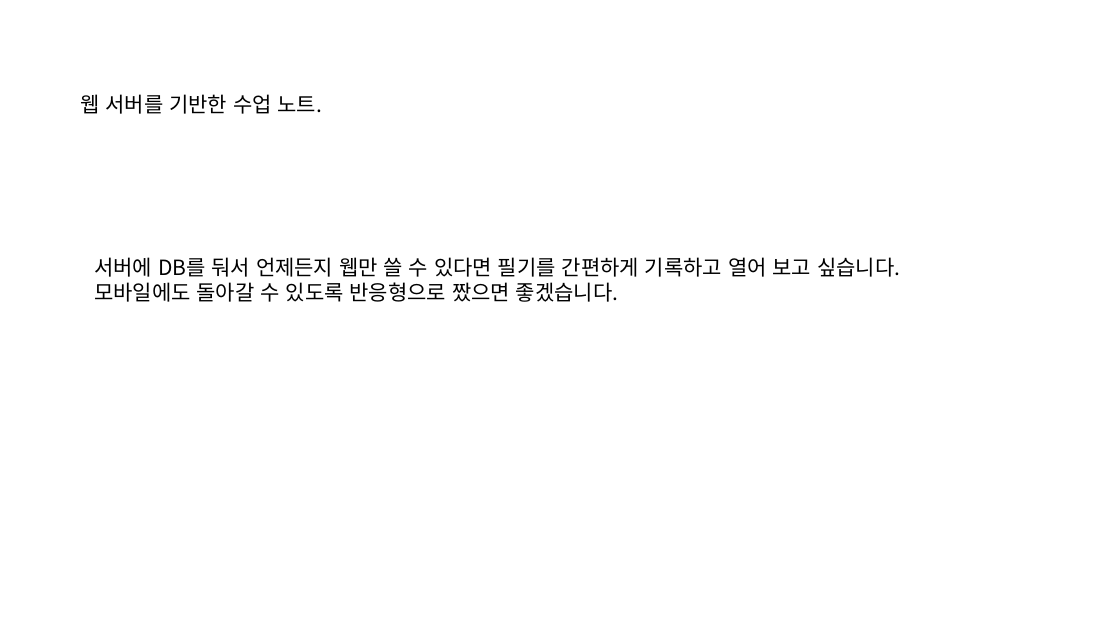
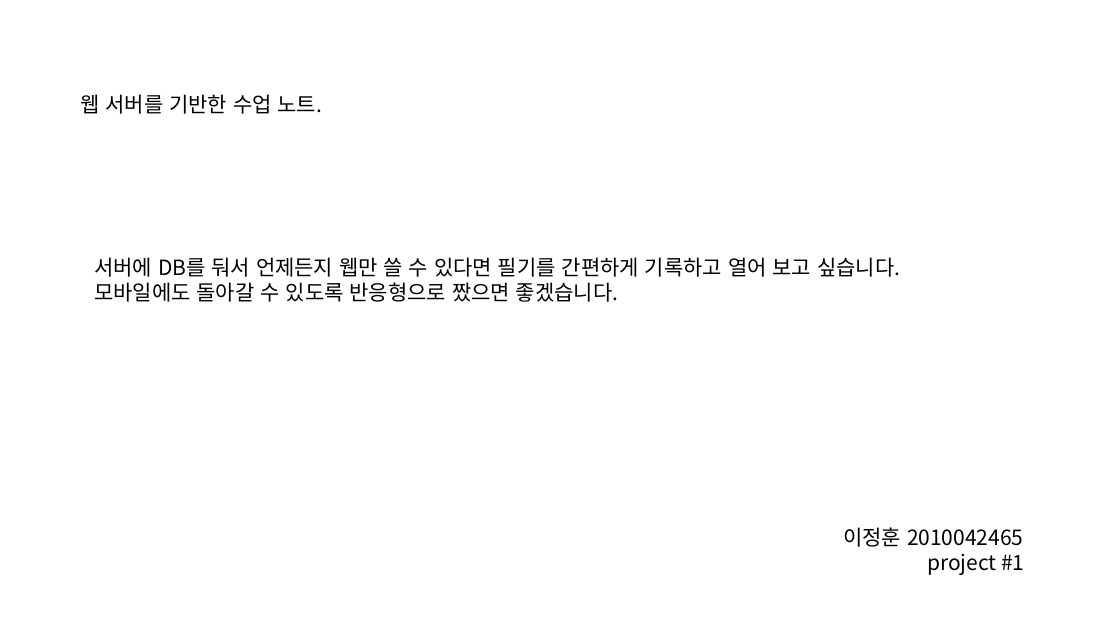
Before and after one commit to masima305/opensourceClass, a slide deck: slide 1 of project#1/메모장 기획.pptx. Drawn at 1120x630 pixels with LibreOffice and Linux fonts; fonts in the diff are those of the drawing. Boxes give left, top, right and bottom in pixels: in the first picture for what was removed or moved away, otherwise in the second. Text is boxed around its words. In the diff, an @@ line names an element or a change of style, - is before the commit and + after.

```diff
--- a/project#1/메모장 기획.pptx
+++ b/project#1/메모장 기획.pptx
@@ text added at (843,527,1024,575), 18 pt, text #000000 @@
+이정훈 2010042465
+project #1
```
Also in this commit, not shown: 6 other slides changed, 2 slides added.
